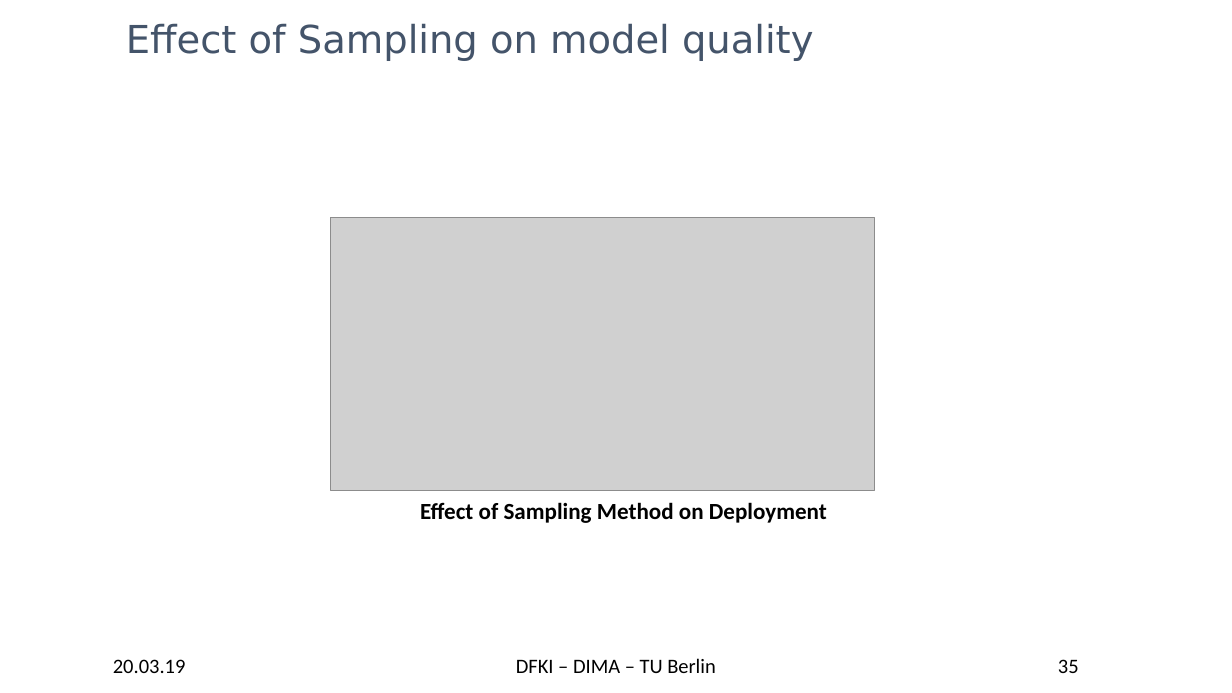
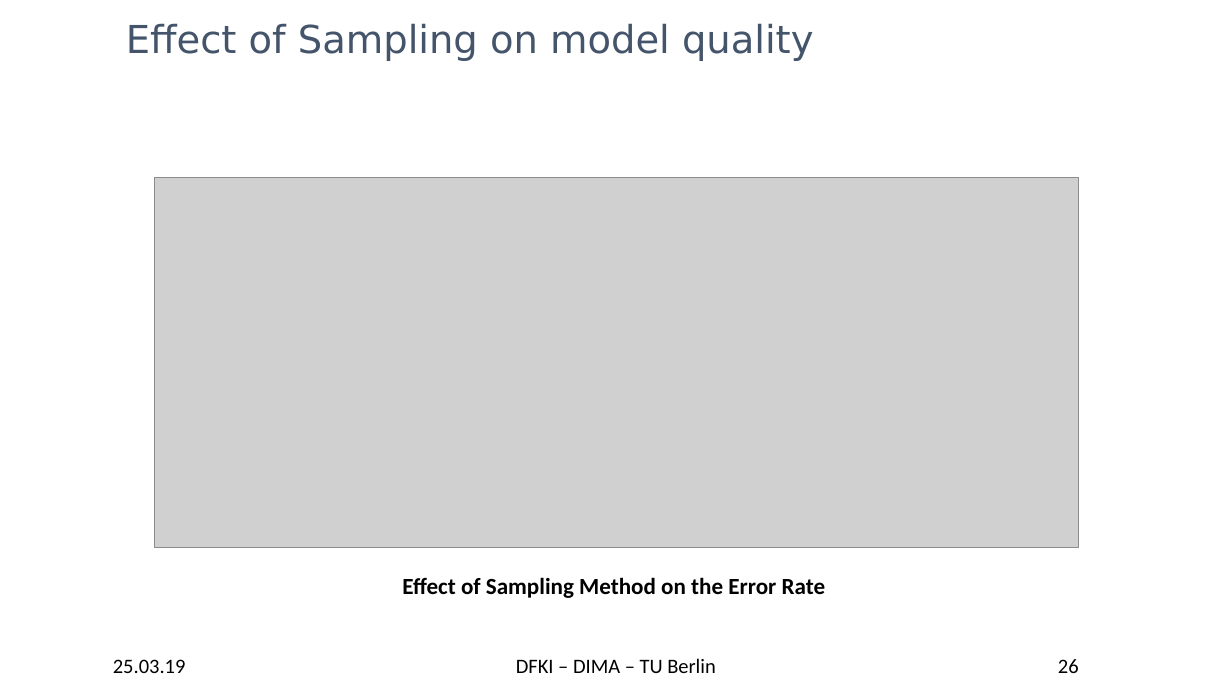
Before and after one commit to TU-Berlin-DIMA/continuous-pipeline-deployment, a slide deck: slide 26 of slides/edbt-2019/edbt-2019.pptx (slide 35 before the commit). Drawn at 1232x693 pixels with LibreOffice and Linux fonts; fonts in the diff are those of the drawing; grey boxes stand for pictures; background and template pictures are left out. Boxes give left, top, right and bottom in pixels: in the first picture for what was removed or moved away, otherwise in the second. Text is boxed around its words. In the diff, an @@ line names an element or a change of style, - is before the commit and + after.

```diff
--- a/slides/edbt-2019/edbt-2019.pptx
+++ b/slides/edbt-2019/edbt-2019.pptx
@@ picture added at bbox=[154, 178, 1079, 548] @@
@@ picture removed at bbox=[330, 218, 874, 491] @@
@@ text at bbox=[402, 577, 826, 598]: text changed @@
-Effect of Sampling Method on Deployment
+Effect of Sampling Method on the Error Rate
@@ text at bbox=[113, 659, 186, 673]: text changed @@
-20.03.19
+25.03.19
@@ page number at bbox=[1058, 659, 1079, 673]: text changed @@
-35
+26
```
Also in this commit, not shown: 16 other slides changed, 12 slides added, 18 slides removed, 24 other files.
